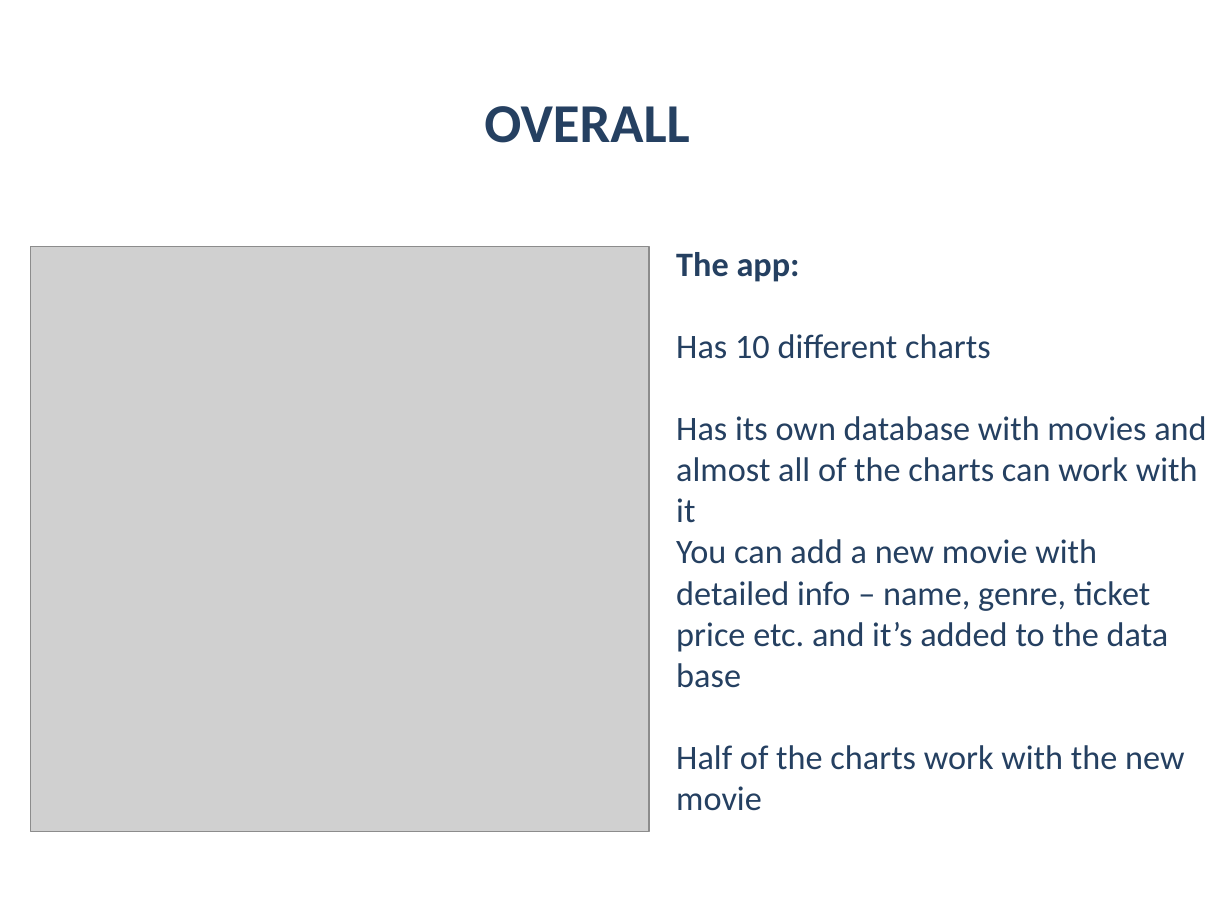
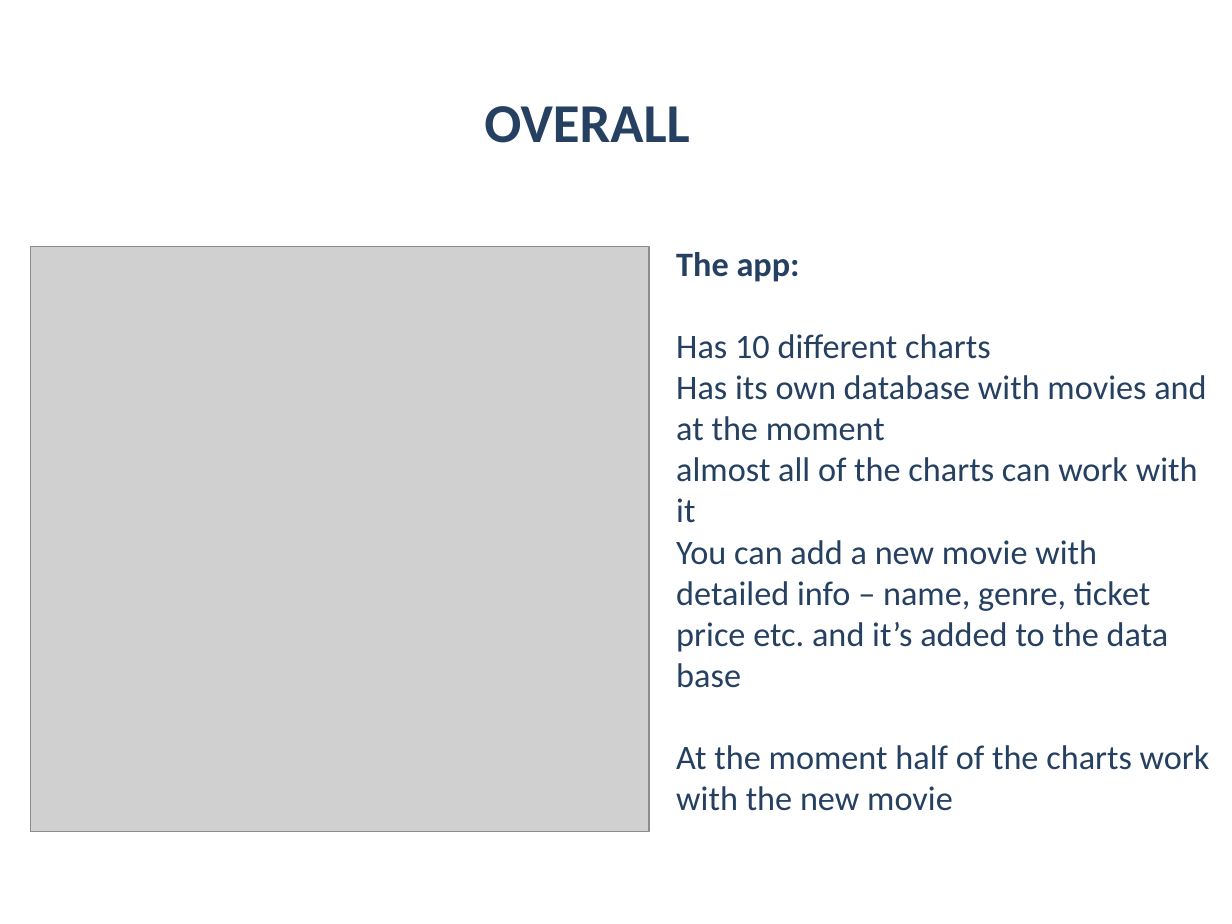
Before and after one commit to Acrelion/JS-Teamwork-Mandarine, a slide deck: slide 4 of Project Documentation/Presentation Mandarine.pptx. Drawn at 1232x924 pixels with LibreOffice and Linux fonts; fonts in the diff are those of the drawing; grey boxes stand for pictures; background and template pictures are left out. Boxes give left, top, right and bottom in pixels: in the first picture for what was removed or moved away, otherwise in the second. Text is boxed around its words. In the diff, an @@ line names an element or a change of style, - is before the commit and + after.

Commit message:
Documentation is now added + presentation change

```diff
--- a/Project Documentation/Presentation Mandarine.pptx
+++ b/Project Documentation/Presentation Mandarine.pptx
@@ text at bbox=[676, 334, 1210, 811]: text changed @@
-Has 10 different charts
-Has its own database with movies and
-almost all of the charts can work with it
-You can add a new movie with detailed info – name, genre, ticket price etc. and it’s added to the data base
-Half of the charts work with the new movie
+Has 10 different charts
+Has its own database with movies and at the moment
+almost all of the charts can work with it
+You can add a new movie with detailed info – name, genre, ticket price etc. and it’s added to the data base
+At the moment half of the charts work with the new movie
```
Also in this commit, not shown: 2 other files.
